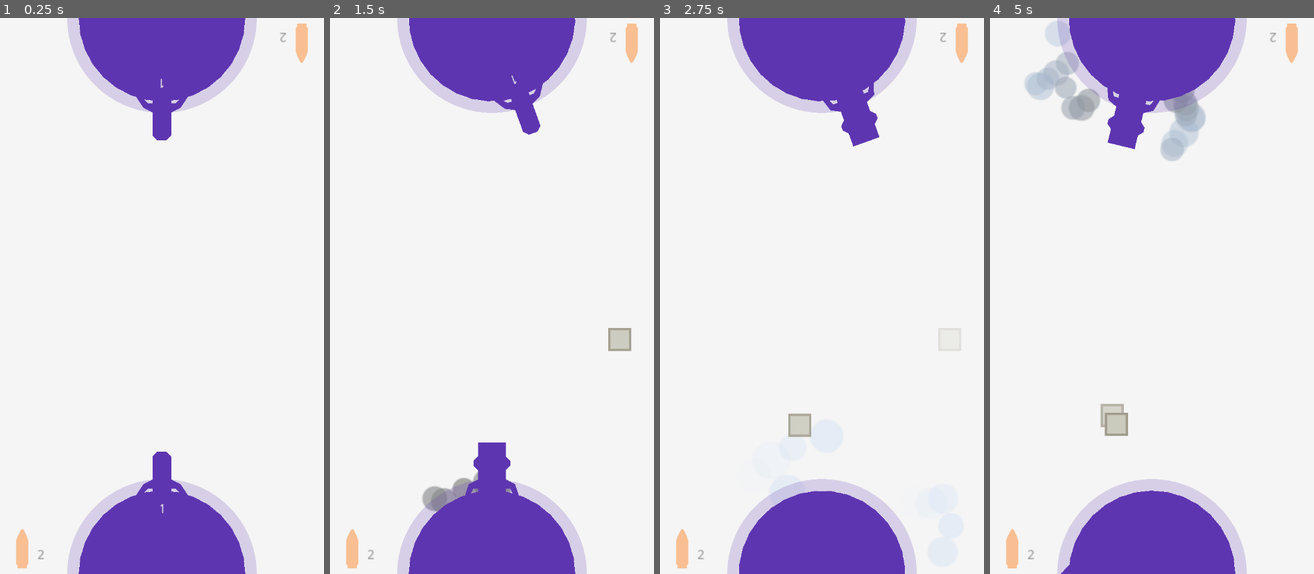
Above: before the commit, frames 1-4 (left to right).
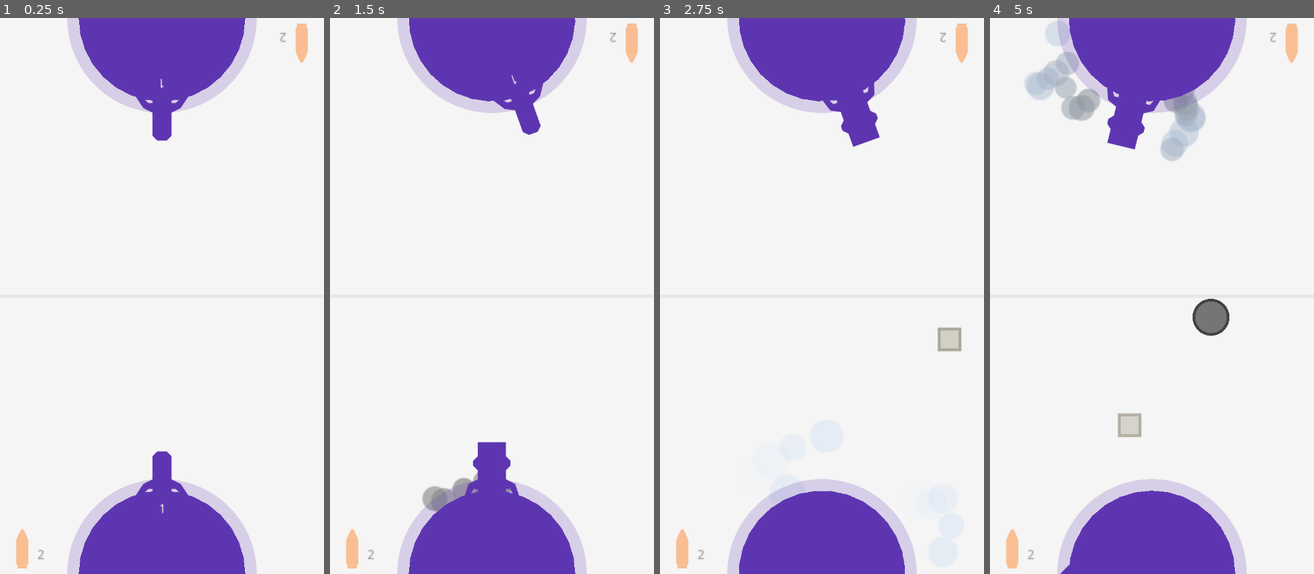
Above: after the commit, the same moments.

Repository: HassanHeydariNasab/2-player-battle
Game: Godot game, scene res://Main.tscn
The game is run twice, just before and just after one commit, with the same random seed, the same clock (stepped at 60 frames per second) and the same inputs.
Inputs (mouse positions are in pixels of both pictures, inside the frame that each line leads up to):
- Up to frame 1 (0.25 s): no input
- Up to frame 2 (1.5 s): tap Enter at 0.5 s; move the mouse to (563, 268) at 0.52 s; hold Right (A_right) 0.53-1.25 s; hold Down (A_change_weapon) 0.53-1.25 s; click (563, 268) at 0.67 s; drag from (427, 323) to (618, 340) at 1.27 s
- Up to frame 3 (2.75 s): move the mouse to (854, 173) at 2.02 s; hold Right (A_right) from 2.03 s (still down); hold S (B_change_weapon) from 2.03 s (still down)
- Up to frame 4 (5 s): release Right (A_right) at 2.75 s; release S (B_change_weapon) at 2.75 s; drag from (1135, 407) to (1054, 212) at 2.77 s; move the mouse to (1249, 379) at 3.52 s; hold Left (A_left) 3.53-4.25 s; hold Down (A_change_weapon) 3.53-4.25 s; drag from (1054, 212) to (1103, 157) at 4.27 s

The runs differ from the first frame. In frame 1, 0.1% of the frame differs, in the area x 41-59%, y 14-86%; in frame 2, 0.4%; in frame 3, 0.7%; in frame 4, 1.2%, in the area x 21-74%, y 12-100%.

Commit message:
Add Bomb

Diff:
--- a/Base.gd
+++ b/Base.gd
@@ -6,9 +6,6 @@
 onready var Launchpad = $Launchpad
 onready var nRockets = get_node('../nRockets')
 onready var GunLevel = $Gun/GunLevel
-
-
-const TYPE = 'Base'
 
 
 var is_A = null
@@ -66,13 +63,13 @@
 
 
 func _on_Base_area_entered(area):
+	area.shape_owner_clear_shapes(0)
 	self.health -= area.POWER
-	if area.TYPE == 'Rocket':
-		area.shape_owner_clear_shapes(0)
+	if area.get_collision_layer_bit(G.LAYER['ROCKET']):
 		area.Tick.stop()
 		area.Explosion.start()
 		G.Main._onRocketExplosionOnBase()
-	else:
+	elif area.get_collision_layer_bit(G.LAYER['BULLET']):
 		if randi()%2:
 			G.Main.Ricochet1.play()
 		else:
--- a/Base.tscn
+++ b/Base.tscn
@@ -11,7 +11,7 @@
 radius = 180.0
 
 [node name="Base" type="Area2D"]
-collision_mask = 6
+collision_mask = 38
 script = ExtResource( 1 )
 
 [node name="Gun" parent="." instance=ExtResource( 2 )]
--- /dev/null
+++ b/Bomb.gd
@@ -0,0 +1,51 @@
+extends Area2D
+
+
+onready var Explode = $Explode
+onready var Lifetime = $Lifetime
+
+const POWER = 20
+var target = null
+
+func _ready():
+	randomize()
+	Explode.interpolate_property(
+		self, 'modulate', Color(1,1,1,1), Color(1,0.5,0.5,0), 0.5,
+		Tween.TRANS_QUAD, Tween.EASE_OUT
+	)
+	Explode.interpolate_property(
+		self, 'scale', get_scale(), get_scale()*6, 0.5,
+		Tween.TRANS_QUAD, Tween.EASE_OUT
+	)
+	Lifetime.interpolate_property(
+		self, 'modulate', Color(1,1,1,1), Color(1,1,1,0), 2,
+		Tween.TRANS_QUAD, Tween.EASE_IN
+	)
+	Lifetime.start()
+
+
+func _draw():
+	draw_circle(Vector2(0, 0), 20, Color('424242'))
+	draw_circle(Vector2(0, 0), 17, Color('757575'))
+
+func _on_Explode_tween_completed(object, key):
+	queue_free()
+
+
+func _on_Bomb_area_entered(area):
+	# Base
+	if area.get_collision_layer_bit(0):
+		area.health -= POWER
+	# Bullet, Rocket, Bomb,...
+	elif area.get_collision_layer_bit(G.LAYER['BULLET']):
+		area.shape_owner_clear_shapes(0)
+		G.Main.onBombExplosion()
+		Explode.start()
+		Lifetime.stop_all()
+		area.queue_free()
+	elif area.get_collision_layer_bit(G.LAYER['BOMB']):
+		area.queue_free()
+
+
+func _on_Lifetime_tween_completed(object, key):
+	queue_free()
--- /dev/null
+++ b/Bomb.tscn
@@ -0,0 +1,24 @@
+[gd_scene load_steps=3 format=2]
+
+[ext_resource path="res://Bomb.gd" type="Script" id=1]
+
+[sub_resource type="CircleShape2D" id=1]
+radius = 20.0
+
+[node name="Bomb" type="Area2D"]
+rotation = 1.5708
+scale = Vector2( 2, 2 )
+collision_layer = 32
+collision_mask = 3
+script = ExtResource( 1 )
+
+[node name="CollisionShape2D" type="CollisionShape2D" parent="."]
+shape = SubResource( 1 )
+
+[node name="Lifetime" type="Tween" parent="."]
+
+[node name="Explode" type="Tween" parent="."]
+
+[connection signal="area_entered" from="." to="." method="_on_Bomb_area_entered"]
+[connection signal="tween_completed" from="Lifetime" to="." method="_on_Lifetime_tween_completed"]
+[connection signal="tween_completed" from="Explode" to="." method="_on_Explode_tween_completed"]
--- a/Bullet.gd
+++ b/Bullet.gd
@@ -1,7 +1,4 @@
 extends Area2D
-
-
-const TYPE = 'Bullet'
 
 
 var angle = 0  # Radian
--- a/Bullet.tscn
+++ b/Bullet.tscn
@@ -8,7 +8,7 @@
 [node name="Bullet" type="Area2D"]
 scale = Vector2( 0.6, 0.6 )
 collision_layer = 2
-collision_mask = 5
+collision_mask = 61
 script = ExtResource( 1 )
 
 [node name="Look" type="Polygon2D" parent="."]
--- a/Global.gd
+++ b/Global.gd
@@ -16,3 +16,8 @@
 var connect_to_IP = '192.168.1.2'
 var connect_to_port = 6789
 var listen_to_port = 6789
+
+const LAYER = {
+	'BASE': 0, 'BULLET': 1, 'ROCKET': 2, 'GUN_UPGRADE': 3, 'ROCKET_PACK': 4,
+	'BOMB': 5
+}
--- a/Gun.tscn
+++ b/Gun.tscn
@@ -11,6 +11,7 @@
 z_index = 1
 z_as_relative = false
 color = Color( 1, 0.701961, 0, 1 )
+antialiased = true
 polygon = PoolVector2Array( 20, -90, 10, -100, -10, -100, -20, -90, -20, -40, -40, -30, -60, 0, -50, 0, -30, -20, -20, -20, -20, 0, 20, 0, 20, -20, 30, -20, 50, 0, 60, 0, 40, -30, 20, -40 )
 
 [node name="Interval" type="Timer" parent="."]
--- a/GunUpgrade.tscn
+++ b/GunUpgrade.tscn
@@ -7,17 +7,19 @@
 
 [node name="GunUpgrade" type="Area2D"]
 rotation = 1.5708
-collision_layer = 16
+collision_layer = 8
 collision_mask = 2
 script = ExtResource( 1 )
 
 [node name="Look" type="Polygon2D" parent="."]
 color = Color( 0.792557, 0.792969, 0.740311, 1 )
+antialiased = true
 invert_border = 5.0
 polygon = PoolVector2Array( 19.9999, -20.0001, -20.0001, -19.9999, -19.9999, 20.0001, 20.0001, 19.9999 )
 
 [node name="Border" type="Polygon2D" parent="."]
 color = Color( 0.628906, 0.612938, 0.550293, 1 )
+antialiased = true
 invert_enable = true
 invert_border = 5.0
 polygon = PoolVector2Array( 19.9999, -20.0001, -20.0001, -19.9999, -19.9999, 20.0001, 20.0001, 19.9999 )
--- a/Health.tscn
+++ b/Health.tscn
@@ -3,17 +3,5 @@
 [ext_resource path="res://Health.gd" type="Script" id=1]
 
 [node name="Health" type="Polygon2D"]
-
-polygon = PoolVector2Array(  )
-uv = PoolVector2Array(  )
-color = Color( 1, 1, 1, 1 )
-vertex_colors = PoolColorArray(  )
-offset = Vector2( 0, 0 )
-antialiased = false
-texture = null
-texture_offset = Vector2( 0, 0 )
-texture_scale = Vector2( 1, 1 )
-texture_rotation_degrees = 0.0
-invert_enable = false
-invert_border = 100.0
+antialiased = true
 script = ExtResource( 1 )
--- a/Launchpad.tscn
+++ b/Launchpad.tscn
@@ -21,6 +21,7 @@
 z_index = 1
 z_as_relative = false
 color = Color( 1, 0.701961, 0, 1 )
+antialiased = true
 polygon = PoolVector2Array( 40, -80, 30, -90, 30, -120, -30, -120, -30, -90, -40, -80, -40, -70, -30, -60, -30, -40, -50, -30, -60, 0, -50, 0, -40, -20, -30, -20, -30, 0, 30, 0, 30, -20, 40, -20, 50, 0, 60, 0, 50, -30, 30, -40, 30, -60, 40, -70 )
 
 [node name="Interval" type="Timer" parent="."]
--- a/Main.gd
+++ b/Main.gd
@@ -14,12 +14,14 @@
 onready var RocketExplosionOnBase = $RocketExplosionOnBase
 onready var Ricochet1 = $Ricochet1
 onready var Ricochet2 = $Ricochet2
+onready var BombExplosion = $BombExplosion
 
 onready var MainCamera = $MainCamera
 
 
 var RocketPack = preload('res://RocketPack.tscn')
 var GunUpgrade = preload('res://GunUpgrade.tscn')
+var Bomb = preload('res://Bomb.tscn')
 
 
 var screenSize = Vector2()
@@ -37,14 +39,7 @@
 
 	$RocketPackInterval.start()
 	$GunUpgradeInterval.start()
-
-
-func _draw():
-#	draw_line(
-#		Vector2(0, screenSize.y/2), Vector2(screenSize.x, screenSize.y/2),
-#		Color('#66B0BEC5'), 7
-#	)
-	pass
+	$BombInterval.start()
 
 
 var is_touching = false
@@ -146,36 +141,45 @@
 func _onRocketExplosionOnBase():
 	RocketExplosionOnBase.play()
 
+func onBombExplosion():
+	if not BombExplosion.is_playing():
+		BombExplosion.play()
 
 var RocketPack_random_x = 0
 var RocketPack_random_y = 0
-# on server
+var RocketPack_ = null
 func _on_RocketPackInterval_timeout():
 	RocketPack_random_x = rand_range(0, screenSize.x)
 	RocketPack_random_y = rand_range(300, screenSize.y-300)
-	_spawn_RocketPack(RocketPack_random_x, RocketPack_random_y)
-
-var RocketPack_ = null
-func _spawn_RocketPack(random_x, random_y):
 	RocketPack_ = RocketPack.instance()
 	RocketPack_.set_global_position(
-		Vector2(random_x, random_y)
+		Vector2(RocketPack_random_x, RocketPack_random_y)
 	)
 	Packs.add_child(RocketPack_)
 
 
 var GunUpgrade_random_x = 0
 var GunUpgrade_random_y = 0
-# on server
+var GunUpgrade_ = null
 func _on_GunUpgradeInterval_timeout():
 	GunUpgrade_random_x = rand_range(0, screenSize.x)
 	GunUpgrade_random_y = rand_range(300, screenSize.y-300)
-	_spawn_GunUpgrade(GunUpgrade_random_x, GunUpgrade_random_y)
-
-var GunUpgrade_ = null
-func _spawn_GunUpgrade(random_x, random_y):
 	GunUpgrade_ = GunUpgrade.instance()
 	GunUpgrade_.set_global_position(
-		Vector2(random_x, random_y)
+		Vector2(GunUpgrade_random_x, GunUpgrade_random_y)
 	)
 	Packs.add_child(GunUpgrade_)
+
+
+var Bomb_random_x = 0
+var Bomb_random_y = 0
+var Bomb_ = null
+func _on_BombInterval_timeout():
+	randomize()
+	Bomb_random_x = rand_range(0, screenSize.x)
+	Bomb_random_y = rand_range(300, screenSize.y-300)
+	Bomb_ = Bomb.instance()
+	Bomb_.set_global_position(
+		Vector2(Bomb_random_x, Bomb_random_y)
+	)
+	Packs.add_child(Bomb_)
--- a/Main.tscn
+++ b/Main.tscn
@@ -1,16 +1,21 @@
-[gd_scene load_steps=7 format=2]
+[gd_scene load_steps=9 format=2]
 
 [ext_resource path="res://Main.gd" type="Script" id=1]
-[ext_resource path="res://Base.tscn" type="PackedScene" id=2]
-[ext_resource path="res://Health.tscn" type="PackedScene" id=3]
-[ext_resource path="res://Sounds/102733__sarge4267__explosion3.wav" type="AudioStream" id=4]
-[ext_resource path="res://Sounds/109957__rakurka__incoming-ricochets-2_selected_1.wav" type="AudioStream" id=5]
-[ext_resource path="res://Sounds/109957__rakurka__incoming-ricochets-2_selected_2.wav" type="AudioStream" id=6]
+[ext_resource path="res://MiddleLine.gd" type="Script" id=2]
+[ext_resource path="res://Base.tscn" type="PackedScene" id=3]
+[ext_resource path="res://Health.tscn" type="PackedScene" id=4]
+[ext_resource path="res://Sounds/102733__sarge4267__explosion3.wav" type="AudioStream" id=5]
+[ext_resource path="res://Sounds/109957__rakurka__incoming-ricochets-2_selected_1.wav" type="AudioStream" id=6]
+[ext_resource path="res://Sounds/109957__rakurka__incoming-ricochets-2_selected_2.wav" type="AudioStream" id=7]
+[ext_resource path="res://Sounds/172870__escortmarius__carbidexplosion.wav" type="AudioStream" id=8]
 
 [node name="Main" type="Control"]
 anchor_right = 1.0
 anchor_bottom = 1.0
 script = ExtResource( 1 )
+
+[node name="MiddleLine" type="Node2D" parent="."]
+script = ExtResource( 2 )
 
 [node name="Packs" type="Node2D" parent="."]
 
@@ -73,27 +78,35 @@
 polygon = PoolVector2Array( -16.6667, -66.6667, -8.33333, -83.3333, 0, -90, 8.33333, -83.3333, 16.6667, -66.6667, 25, -50, 33.3333, -25, 33.3333, 100, 25, 108.333, 25, 125, -25, 125, -25, 108.333, -33.3333, 100, -33.3333, -25, -25, -50 )
 
 [node name="RocketExplosionOnAir" type="AudioStreamPlayer" parent="."]
-stream = ExtResource( 4 )
+stream = ExtResource( 5 )
 volume_db = 5.0
 
 [node name="RocketExplosionOnBase" type="AudioStreamPlayer" parent="."]
-stream = ExtResource( 4 )
+stream = ExtResource( 5 )
 volume_db = 10.0
 
 [node name="Ricochet1" type="AudioStreamPlayer" parent="."]
-stream = ExtResource( 5 )
+stream = ExtResource( 6 )
 volume_db = -20.0
 pitch_scale = 0.8
 
 [node name="Ricochet2" type="AudioStreamPlayer" parent="."]
-stream = ExtResource( 6 )
+stream = ExtResource( 7 )
 volume_db = -22.0
 pitch_scale = 0.7
 
+[node name="BombExplosion" type="AudioStreamPlayer" parent="."]
+stream = ExtResource( 8 )
+volume_db = -3.0
+
 [node name="RocketPackInterval" type="Timer" parent="."]
-wait_time = 10.0
+wait_time = 7.0
 
 [node name="GunUpgradeInterval" type="Timer" parent="."]
+wait_time = 2.0
+
+[node name="BombInterval" type="Timer" parent="."]
+wait_time = 5.0
 
 [node name="MainCamera" type="Camera2D" parent="."]
 rotating = true
@@ -102,3 +115,4 @@
 [connection signal="item_rect_changed" from="." to="." method="_on_Main_item_rect_changed"]
 [connection signal="timeout" from="RocketPackInterval" to="." method="_on_RocketPackInterval_timeout"]
 [connection signal="timeout" from="GunUpgradeInterval" to="." method="_on_GunUpgradeInterval_timeout"]
+[connection signal="timeout" from="BombInterval" to="." method="_on_BombInterval_timeout"]
--- /dev/null
+++ b/MiddleLine.gd
@@ -0,0 +1,12 @@
+extends CanvasItem
+
+
+func _ready():
+	pass
+
+
+func _draw():
+	draw_line(
+		Vector2(0, G.Main.screenSize.y/2), Vector2(G.Main.screenSize.x, G.Main.screenSize.y/2),
+		Color('#E3E8EB'), 7
+	)
--- a/Rocket.gd
+++ b/Rocket.gd
@@ -1,7 +1,4 @@
 extends Area2D
-
-
-const TYPE = 'Rocket'
 
 
 onready var Explosion = $Explosion
@@ -68,7 +65,7 @@
 
 
 func _on_Rocket_area_entered(area):
-	if area.TYPE == 'Bullet':
+	if area.get_collision_layer_bit(G.LAYER['BULLET']):
 		self.health -= area.POWER
 		area.queue_free()
 		if randi()%2:
--- a/RocketPack.tscn
+++ b/RocketPack.tscn
@@ -17,11 +17,13 @@
 
 [node name="Look" type="Polygon2D" parent="."]
 color = Color( 1, 0.431373, 0, 1 )
+antialiased = true
 invert_border = 5.0
 polygon = PoolVector2Array( 19.9999, -20.0001, -20.0001, -19.9999, -19.9999, 20.0001, 20.0001, 19.9999 )
 
 [node name="Border" type="Polygon2D" parent="."]
 color = Color( 0.628906, 0.612938, 0.550293, 1 )
+antialiased = true
 invert_enable = true
 invert_border = 5.0
 polygon = PoolVector2Array( 19.9999, -20.0001, -20.0001, -19.9999, -19.9999, 20.0001, 20.0001, 19.9999 )
--- /dev/null
+++ b/default_bus_layout.tres
@@ -0,0 +1,4 @@
+[gd_resource type="AudioBusLayout" format=2]
+
+[resource]
+bus/0/volume_db = -22.4
Not shown: 2 places in Main.tscn that only renumber resources
Not shown, added: Sounds/172870__escortmarius__carbidexplosion.wav.import
Not shown, added: Sounds/172870__escortmarius__carbidexplosion.wav
